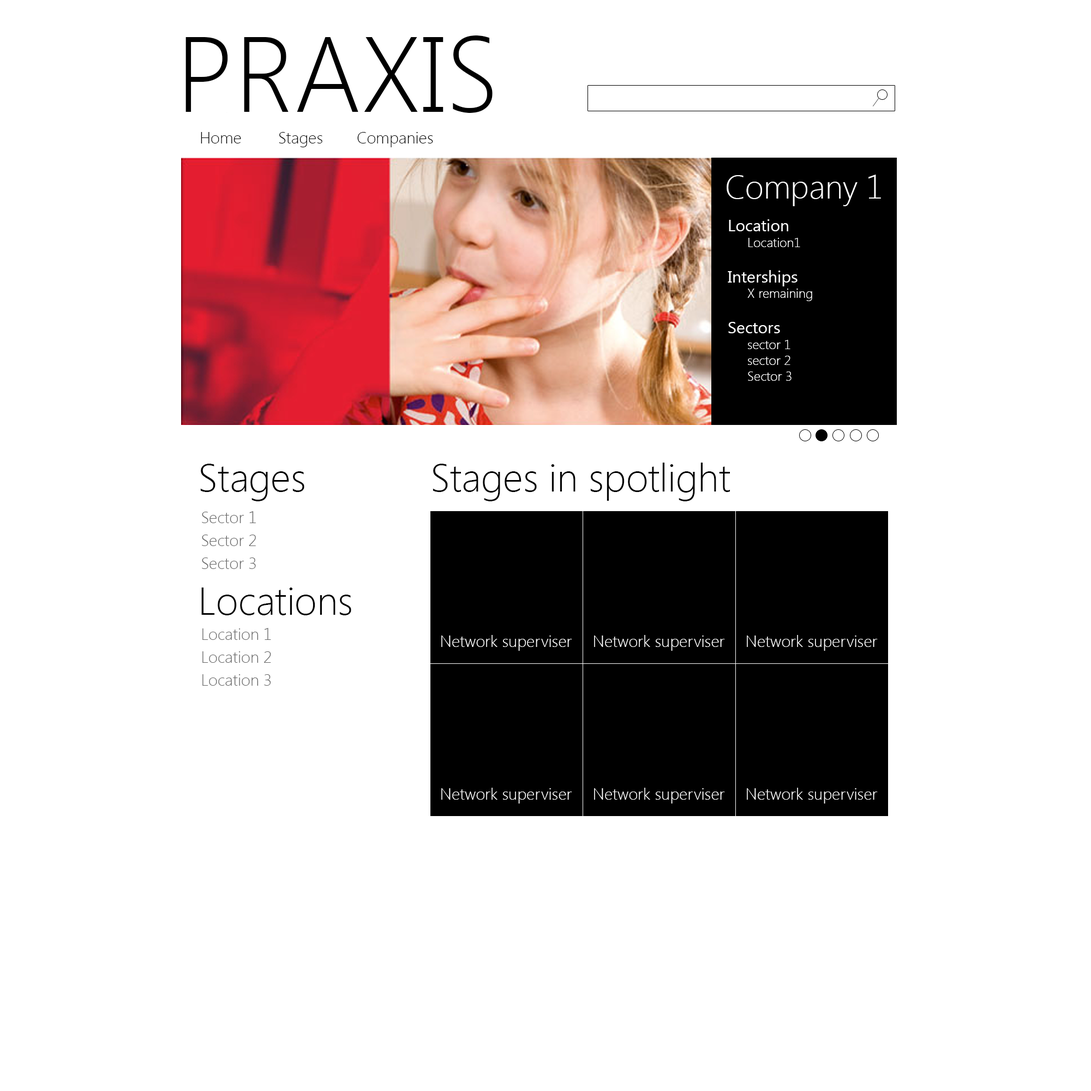
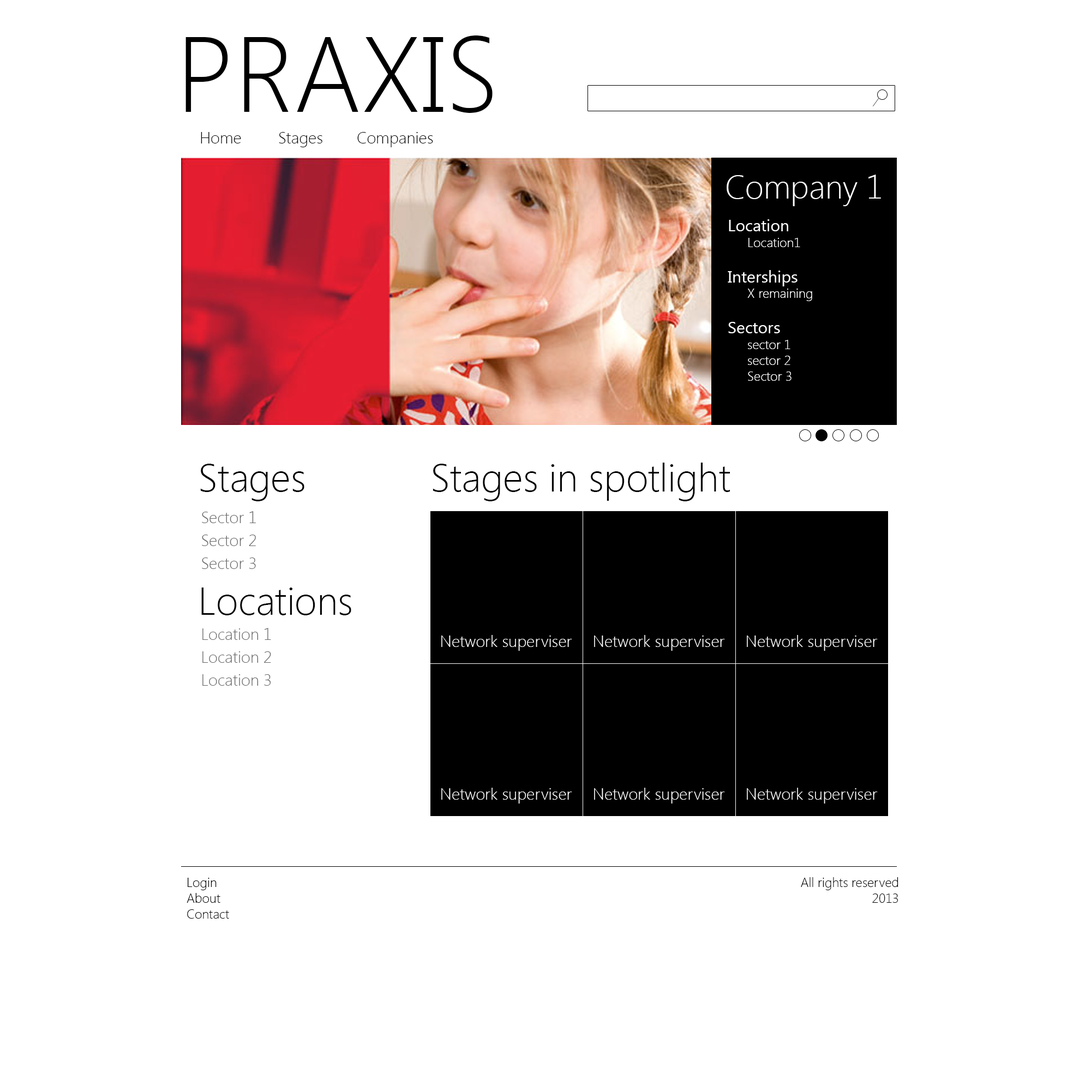
Layers edited between the first and the second 1091px x 1091px image:
added layer "All rights reserved 2013" above "Login About Contact" over [801, 877, 899, 904]
added layer "Login About Contact" above "Shape 2" over [186, 878, 230, 920]
added layer "Shape 2" above "Header" over [181, 866, 898, 868]
